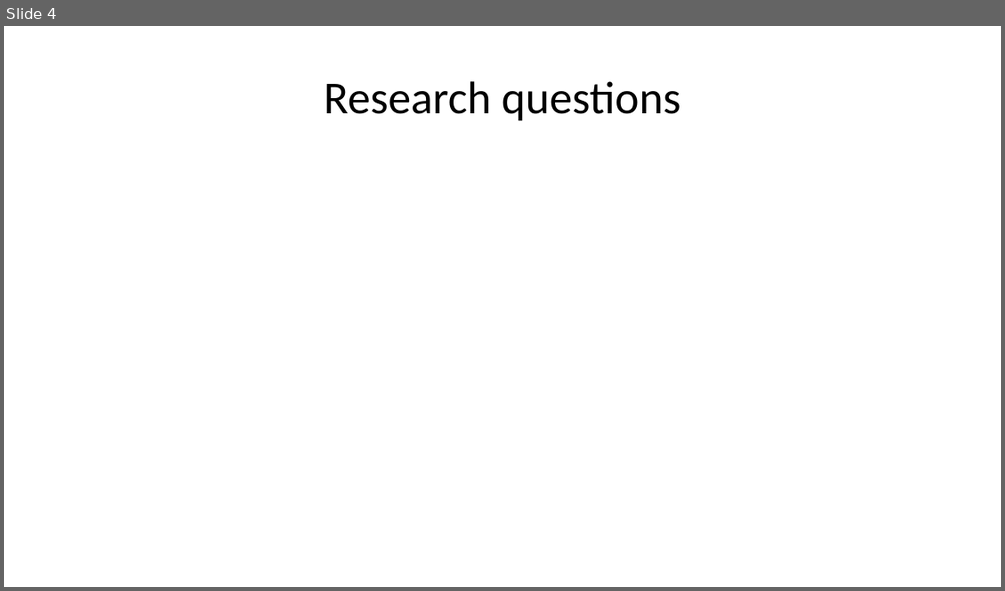
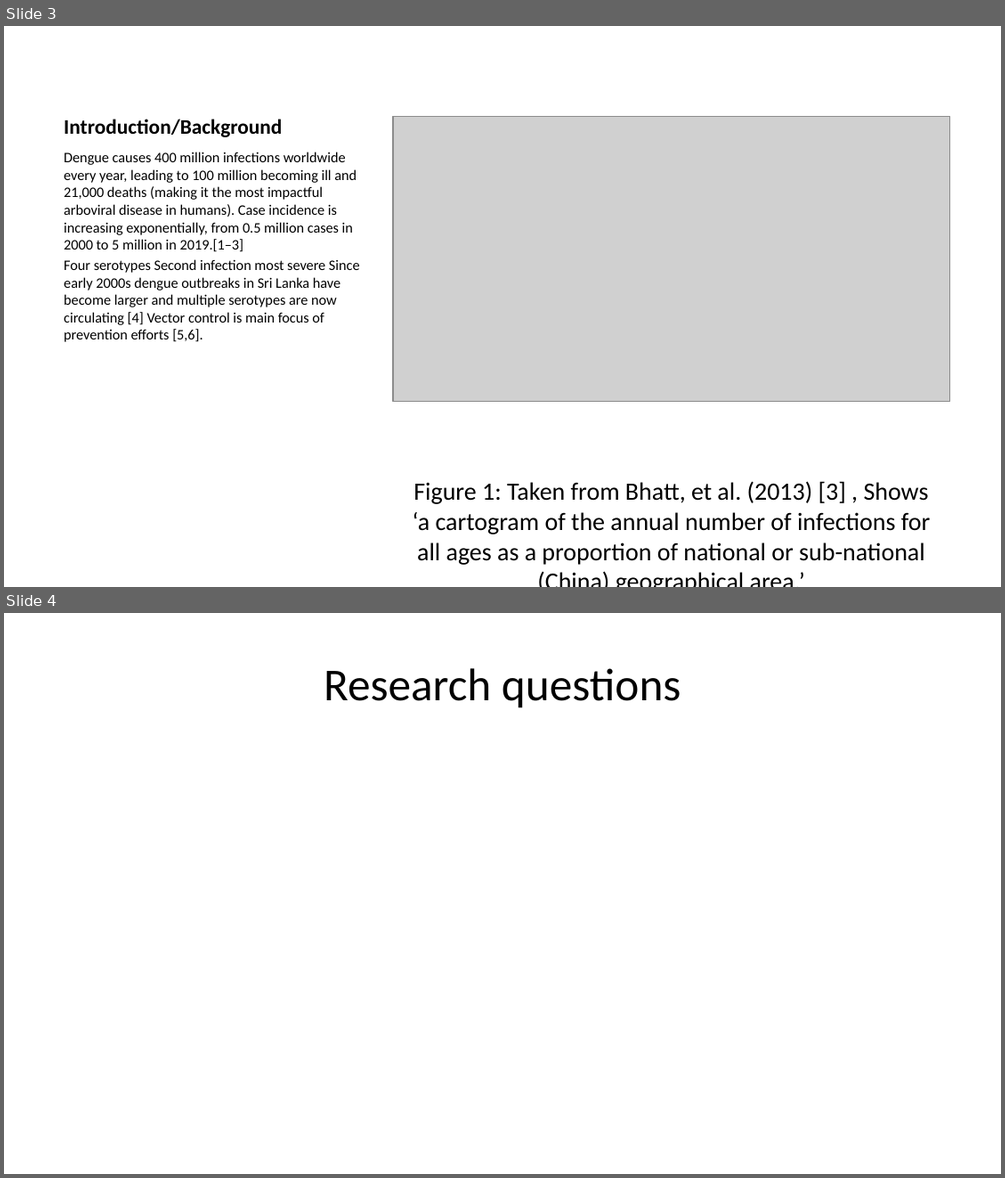
Before and after one commit to malkuzweny/DengueMMED, a slide deck: Dengue_report.pptx. Shown one above the other, each under a label of ours: slide 4 before the commit, slides 3 and 4 after it. The pictures are 1005x591 and 1005x1178 pixels, drawn with LibreOffice and Linux fonts; fonts in the diff are those of the drawing; grey boxes stand for pictures. Boxes give left, top, right and bottom in pixels: in the first picture for what was removed or moved away, otherwise in the second. Text is boxed around its words. In the diff, an @@ line names an element or a change of style, - is before the commit and + after.

```diff
--- a/Dengue_report.pptx
+++ b/Dengue_report.pptx
@@ slide 3 added at (4,26,1001,587), background #FFFFFF @@
@@ title added at (64,119,282,137), 15 pt, text #000000, bold @@
+Introduction/Background
@@ picture added at (393,116,949,401) @@
@@ text added at (64,151,360,342), 10.5 pt, text #000000 @@
+Dengue causes 400 million infections worldwide every year, leading to 100 million becoming ill and 21,000 deaths (making it the most impactful arboviral disease in humans). Case incidence is increasing exponentially, from 0.5 million cases in 2000 to 5 million in 2019.[1–3]
+Four serotypes Second infection most severe Since early 2000s dengue outbreaks in Sri Lanka have become larger and multiple serotypes are now circulating [4] Vector control is main focus of prevention efforts [5,6].
@@ text added at (413,481,930,564), 18 pt, text #000000 @@
+Figure 1: Taken from Bhatt, et al. (2013) [3] , Shows ‘a cartogram of the annual number of infections for all ages as a proportion of national or sub-national (China) geographical area.’
```
Also in this commit, not shown: 8 slides changed, 3 other slides added, 1 slide removed, 12 other files.
